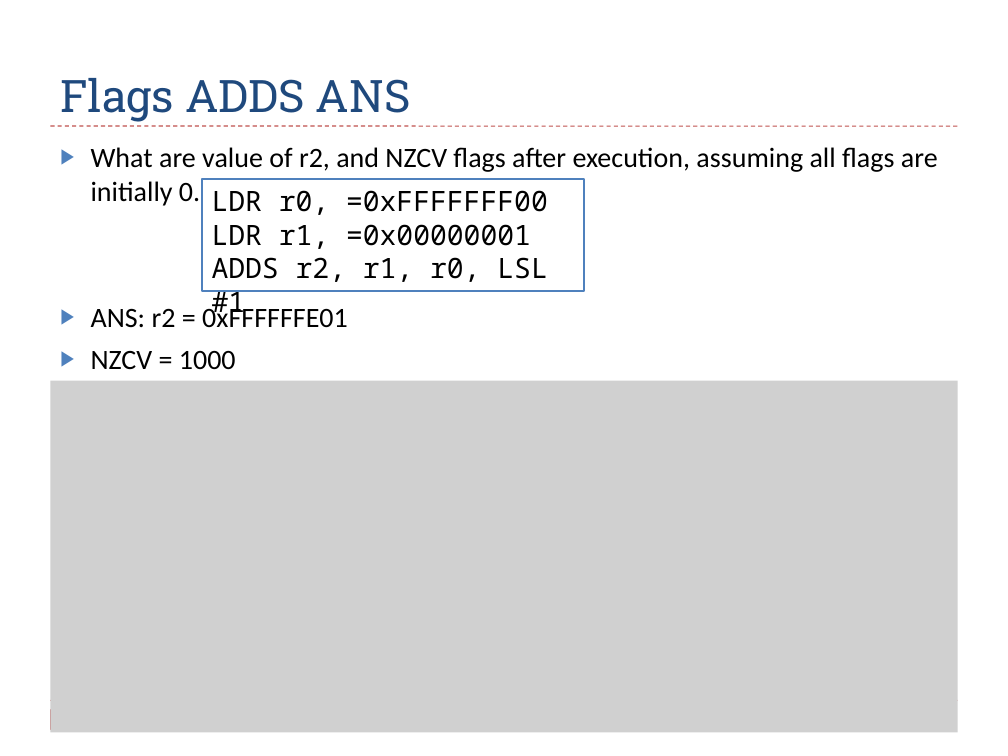
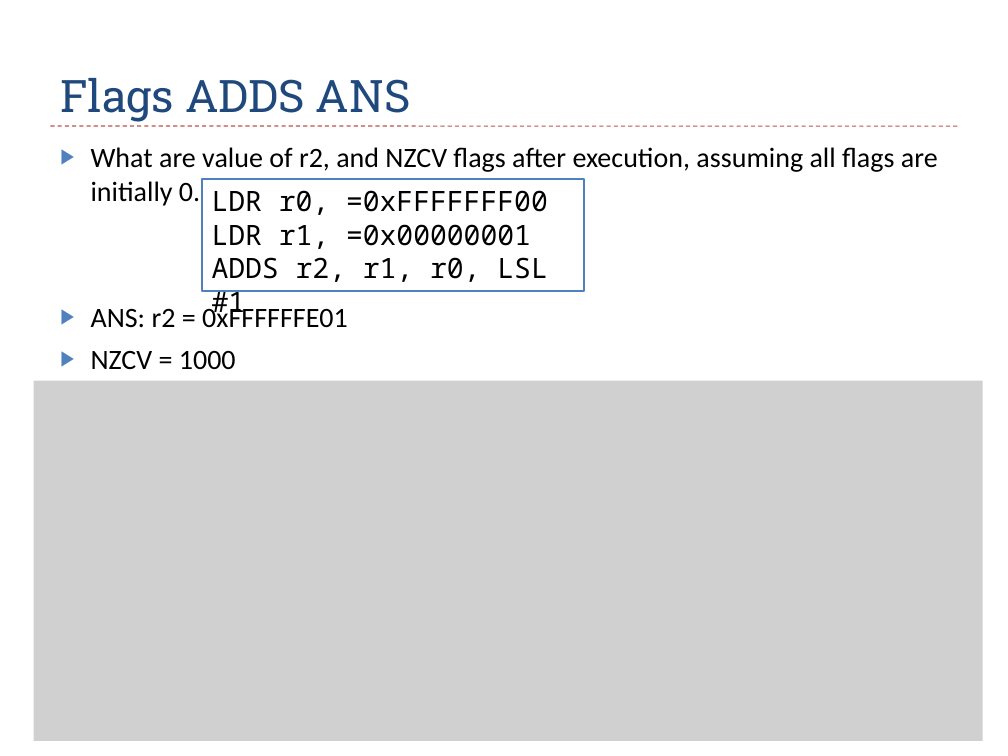
Before and after one commit to guhofstra/CSC111Fa25, a slide deck: slide 41 of PPTs/Ch4_ARM_Arithmetic_Logic_Exercises_ANS.pptx. Drawn at 1008x756 pixels with LibreOffice and Linux fonts; fonts in the diff are those of the drawing; grey boxes stand for pictures. Boxes give left, top, right and bottom in pixels: in the first picture for what was removed or moved away, otherwise in the second. Text is boxed around its words. In the diff, an @@ line names an element or a change of style, - is before the commit and + after.

```diff
--- a/PPTs/Ch4_ARM_Arithmetic_Logic_Exercises_ANS.pptx
+++ b/PPTs/Ch4_ARM_Arithmetic_Logic_Exercises_ANS.pptx
@@ picture: place and size @@
-picture at [50, 381, 958, 733]
+picture at [33, 381, 983, 742]
@@ line removed from (50, 701) to (958, 701) @@
@@ triangle removed at [50, 709, 64, 730] @@
```
Also in this commit, not shown: 1 other slide changed, 5 other files.
